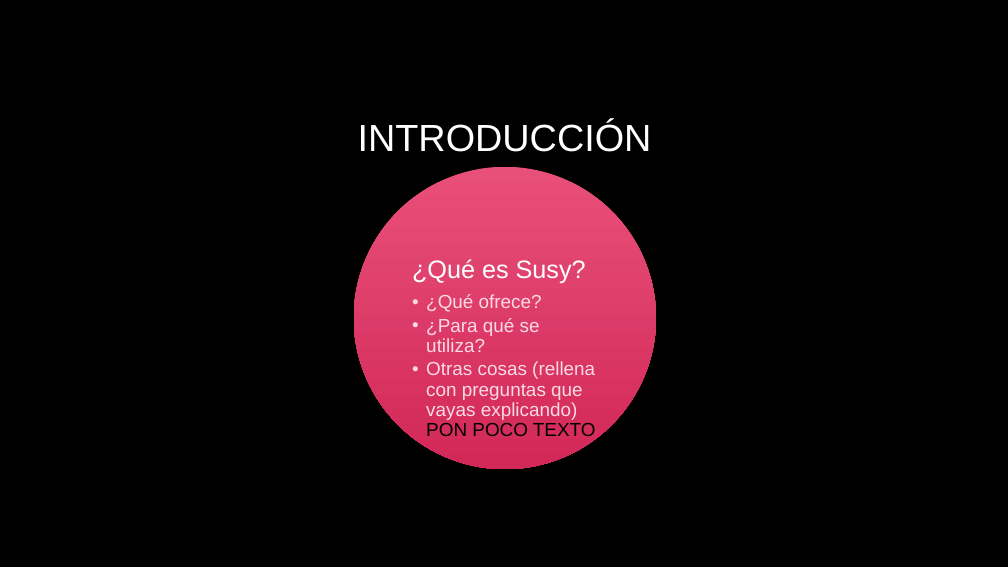
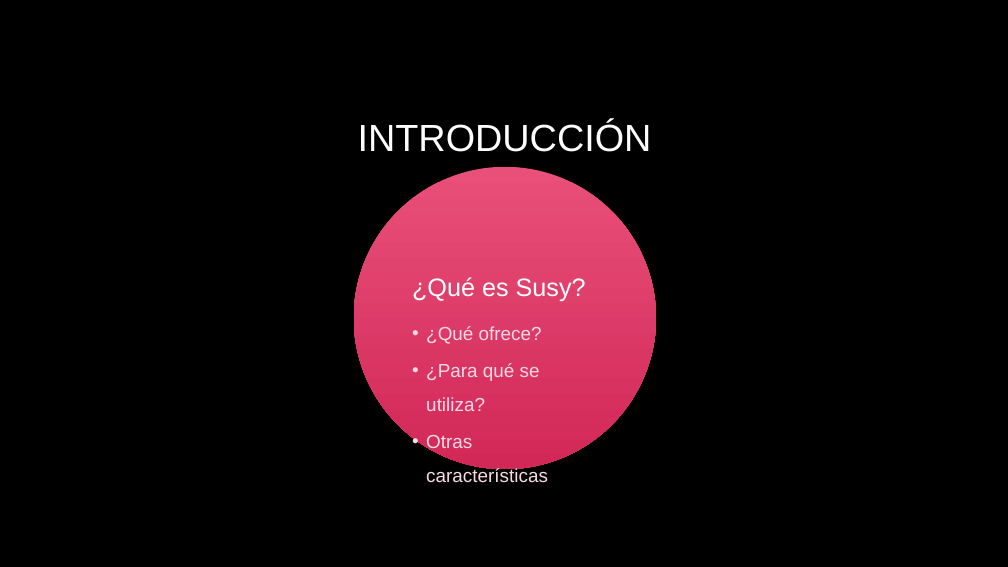
Before and after one commit to marcosfdsl/dawe2-diwe-susy, a slide deck: slide 3 of Susy.pptx. Drawn at 1008x567 pixels with LibreOffice and Linux fonts; fonts in the diff are those of the drawing; background and template pictures are left out. Boxes give left, top, right and bottom in pixels: in the first picture for what was removed or moved away, otherwise in the second. Text is boxed around its words. In the diff, an @@ line names an element or a change of style, - is before the commit and + after.

```diff
--- a/Susy.pptx
+++ b/Susy.pptx
@@ text at (412, 277, 586, 411): line spacing 0.9 to 1.5 @@
@@ text at (426, 435, 548, 482): text changed @@
-  • Otras cosas (rellena con preguntas que vayas explicando) PON POCO TEXTO
+  • Otras características
```
Also in this commit, not shown: 2 other slides changed, 10 slides added, 4 other files.
